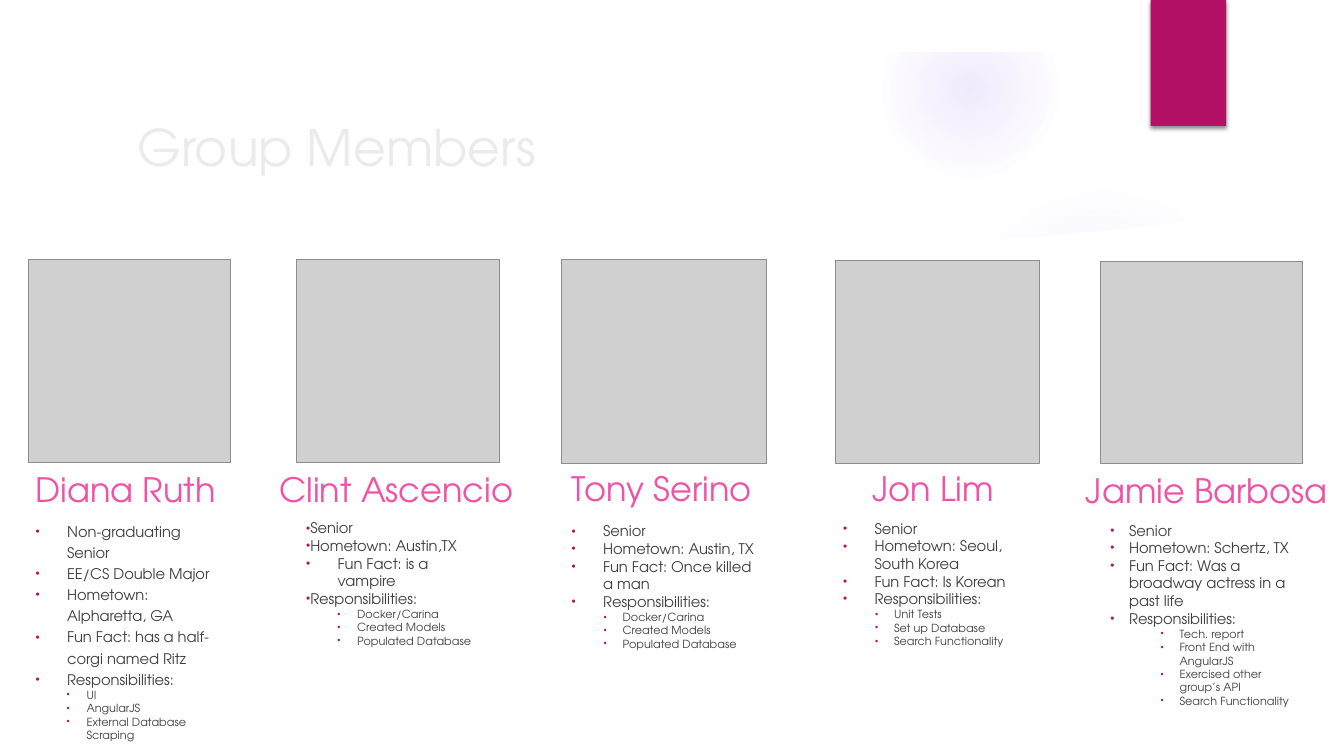
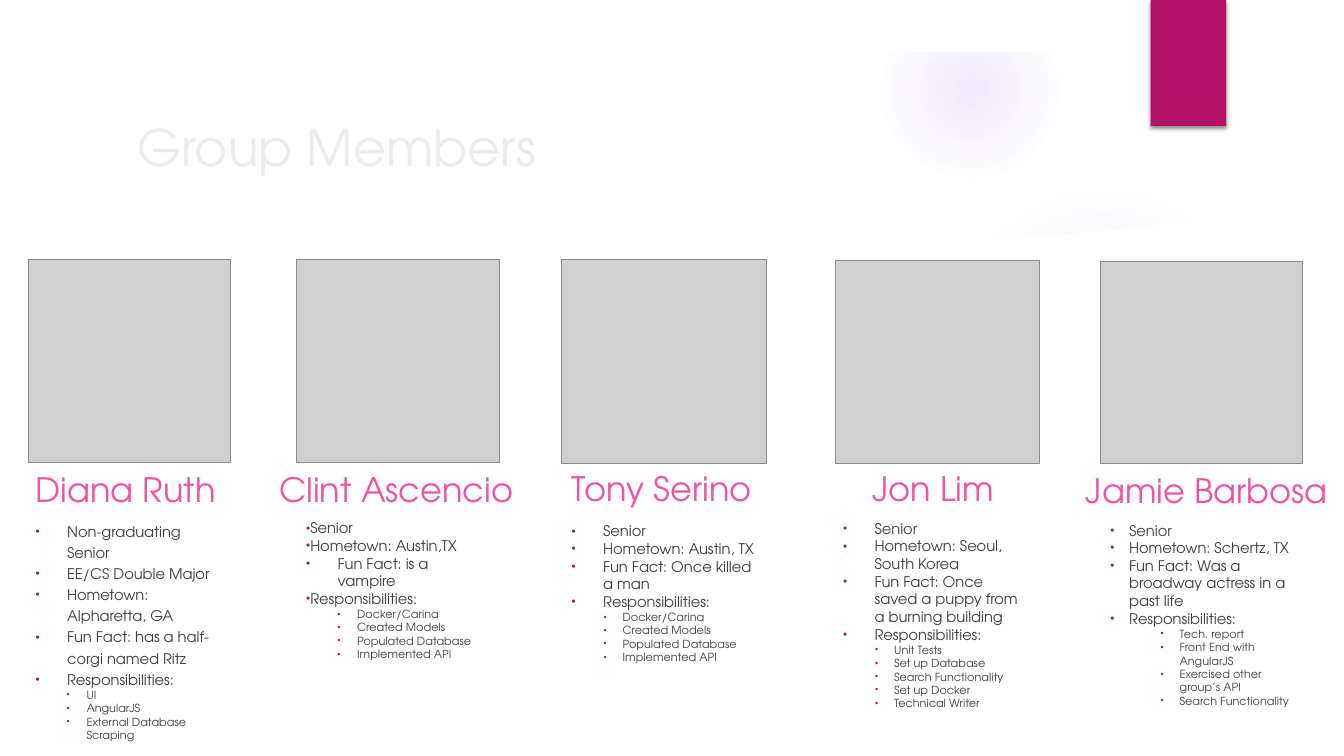
Before and after one commit to dianaruth/cs373-idb, a slide deck: slide 2 of swewars.pptx. Drawn at 1344x756 pixels with LibreOffice and Linux fonts; fonts in the diff are those of the drawing; grey boxes stand for pictures; background and template pictures are left out. Boxes give left, top, right and bottom in pixels: in the first picture for what was removed or moved away, otherwise in the second. Text is boxed around its words. In the diff, an @@ line names an element or a change of style, - is before the commit and + after.

Commit message:
updated the slides

```diff
--- a/swewars.pptx
+++ b/swewars.pptx
@@ text at (x1=875, y1=576, x2=1018, y2=630): text changed @@
-• Fun Fact: Is Korean
+• Fun Fact: Once saved a puppy from a burning building
@@ text at (x1=357, y1=646, x2=451, y2=660): paragraph added @@
+  • Implemented API
@@ text at (x1=623, y1=649, x2=716, y2=663): paragraph added @@
+  • Implemented API
@@ text at (x1=894, y1=685, x2=979, y2=707): paragraphs added @@
+  • Set up Docker
+  • Technical Writer
```
